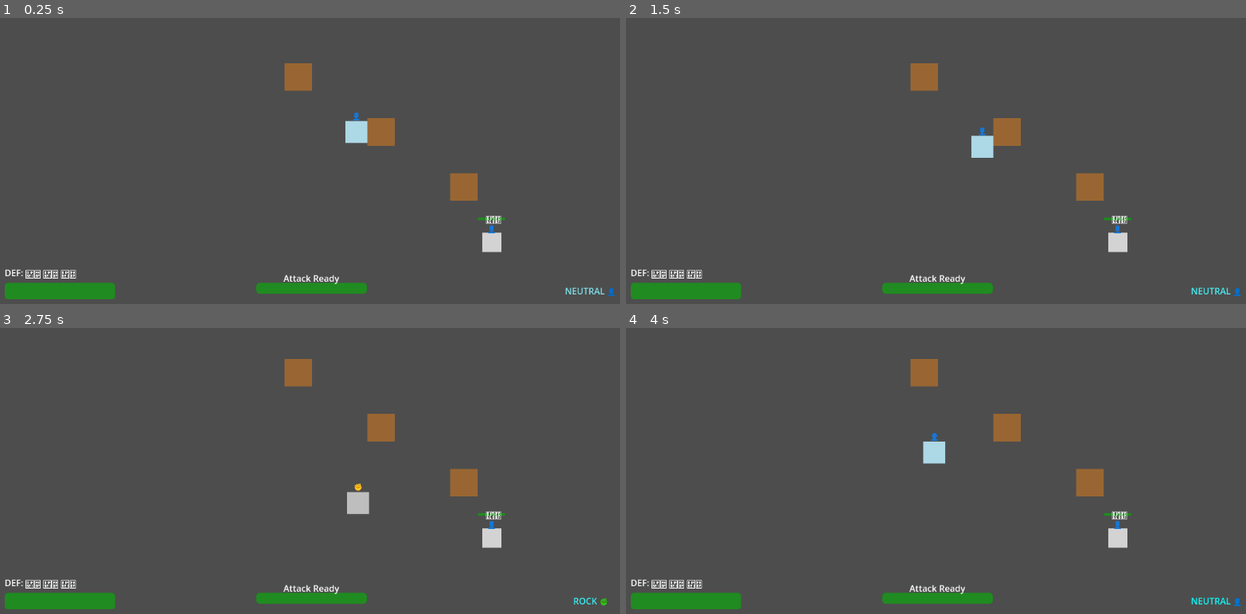
Above: before the commit, frames 1-4 (two rows, left to right).
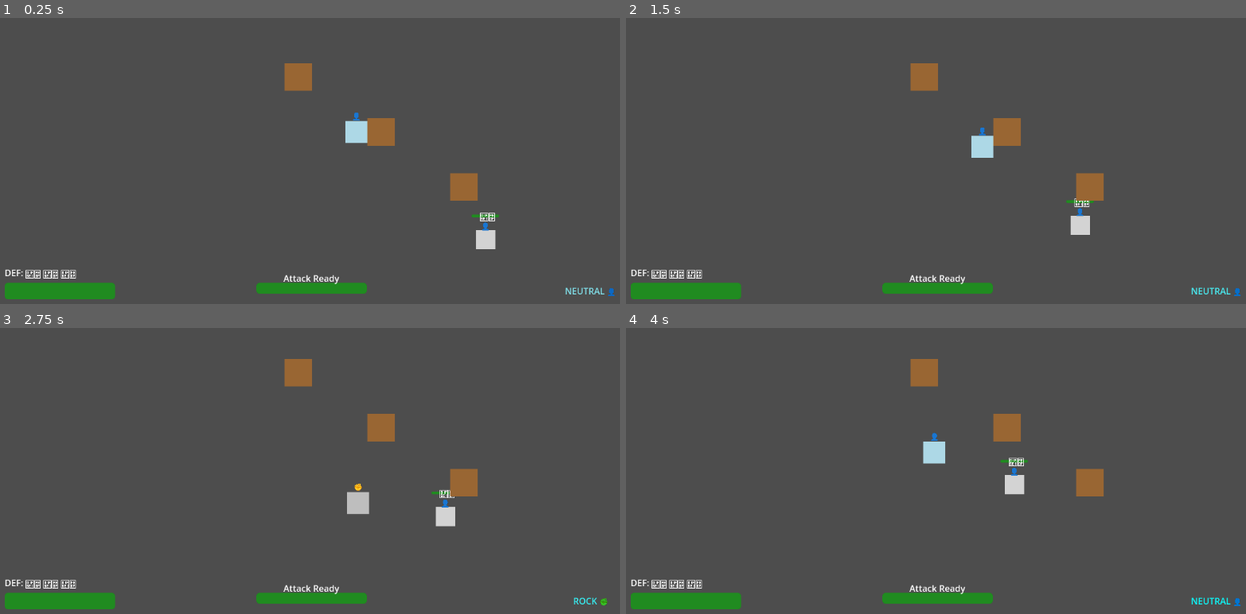
Above: after the commit, the same moments.

Repository: LouisZCode/rogue_hands_action_v1
Game: Godot game, scene res://scenes/main.tscn
Two runs of this game, one before a commit and one after it. Both use one fixed random seed, a clock stepped at 60 frames per second and the inputs below.
Inputs:
- Up to frame 1 (0.25 s): no input
- Up to frame 2 (1.5 s): hold Right (move_right) 0.53-1.28 s; tap Space (attack) at 0.6 s; hold Down (move_down) from 1.28 s (still down); tap S (gesture_paper) at 1.35 s
- Up to frame 3 (2.75 s): release Down (move_down) at 2.03 s; hold Right (move_right) from 2.03 s (still down); hold A (gesture_rock) from 2.03 s (still down)
- Up to frame 4 (4 s): tap Enter at 2.75 s; release Right (move_right) at 2.78 s; release A (gesture_rock) at 2.78 s; hold Up (move_up) 2.78-3.53 s; tap D (gesture_scissors) at 2.85 s; hold Left (move_left) from 3.53 s (still down); tap Space (attack) at 3.6 s

The runs differ from the first frame. In frame 1, 0.4% of the frame differs, in the area x 75-82%, y 68-82%; in frame 2, 0.6%; in frame 3, 0.6%; in frame 4, 0.6%, in the area x 60-82%, y 45-77%.

Commit message:
add of walking state for enemy

Diff:
--- a/Scripts/Enemy.gd
+++ b/Scripts/Enemy.gd
@@ -19,8 +19,8 @@
 var current_defense_points: int = 1
 
 # AI State - Enhanced tactical system
-enum AIState { IDLE, OBSERVING, POSITIONING, STANCE_SELECTION, ATTACKING, RETREATING, STUNNED }
-var current_state: AIState = AIState.IDLE
+enum AIState { IDLE, WALKING, OBSERVING, POSITIONING, STANCE_SELECTION, ATTACKING, RETREATING, STUNNED }
+var current_state: AIState = AIState.WALKING
 var player_ref: Player = null
 
 # Attack system mirroring player
@@ -41,6 +41,12 @@
 var stance_to_dash_timer: float = 0.0
 var target_attack_position: Vector2  # Store player position when stance is selected
 
+# Walking state variables
+var walking_direction: Vector2 = Vector2.ZERO
+var walking_timer: float = 0.0
+var walking_speed: float = 50.0  # Slower than normal speed
+var direction_change_interval: float = 2.5  # Change direction every 2.5 seconds
+
 # Immunity frames to prevent multiple hits
 @export var immunity_duration: float = 0.5
 var immunity_timer: float = 0.0
@@ -89,6 +95,10 @@
 	# Emit initial defense points
 	enemy_defense_points_changed.emit(current_defense_points, max_defense_points)
 
+	# Initialize walking behavior
+	pick_new_walking_direction()
+	walking_timer = direction_change_interval
+
 func _physics_process(delta):
 	update_ai(delta)
 	update_timers(delta)
@@ -111,6 +121,11 @@
 		AIState.IDLE:
 			velocity = Vector2.ZERO
 			current_stance = Stance.NEUTRAL
+
+		AIState.WALKING:
+			# Random walking behavior when no player detected
+			current_stance = Stance.NEUTRAL
+			handle_walking_movement()
 
 		AIState.OBSERVING:
 			# Stand still and observe player behavior
@@ -160,8 +175,14 @@
 			if retreat_timer <= 0:
 				current_stance = Stance.NEUTRAL
 				update_visual()
-				current_state = AIState.OBSERVING
-				positioning_timer = randf_range(0.5, 1.5)
+				# Return to walking if no player, otherwise keep observing
+				if player_ref:
+					current_state = AIState.OBSERVING
+					positioning_timer = randf_range(0.5, 1.5)
+				else:
+					current_state = AIState.WALKING
+					pick_new_walking_direction()
+					walking_timer = direction_change_interval
 
 		AIState.STUNNED:
 			velocity = Vector2.ZERO
@@ -176,6 +197,37 @@
 	# Movement is now handled in handle_dash_movement() during dashes
 	if not is_dashing:
 		move_and_slide()
+
+func handle_walking_movement():
+	# Change direction periodically or if hitting boundaries
+	if walking_timer <= 0 or is_near_boundary():
+		pick_new_walking_direction()
+		walking_timer = direction_change_interval + randf_range(-0.5, 0.5)  # Add some randomness
+
+	# Move in the current walking direction
+	velocity = walking_direction * walking_speed
+
+func pick_new_walking_direction():
+	# Pick a random direction
+	var angle = randf() * 2 * PI
+	walking_direction = Vector2(cos(angle), sin(angle))
+
+	# Make sure we're not walking directly into a wall
+	var test_position = global_position + walking_direction * 100
+	if is_position_near_boundary(test_position):
+		# Pick direction towards center instead
+		walking_direction = (Vector2.ZERO - global_position).normalized()
+		# Add some randomness to avoid getting stuck
+		var random_offset = Vector2(randf_range(-0.5, 0.5), randf_range(-0.5, 0.5))
+		walking_direction = (walking_direction + random_offset).normalized()
+
+func is_near_boundary() -> bool:
+	return is_position_near_boundary(global_position)
+
+func is_position_near_boundary(pos: Vector2) -> bool:
+	# Check if position is near arena boundaries (with some margin)
+	var margin = 50.0
+	return pos.x < -425 + margin or pos.x > 425 - margin or pos.y < -325 + margin or pos.y > 325 - margin
 
 # New AI methods for tactical combat
 func observe_player():
@@ -522,6 +574,10 @@
 			if stun_indicator:
 				stun_indicator.visible = false
 
+	# Update walking timer
+	if walking_timer > 0:
+		walking_timer -= delta
+
 func update_visual():
 	sprite.color = stance_colors[current_stance]
 	stance_label.text = stance_symbols[current_stance]
@@ -596,10 +652,13 @@
 		# Don't interrupt if enemy is in attacking state (committed to attack)
 		if current_state != AIState.ATTACKING:
 			player_ref = null
-			current_state = AIState.IDLE
+			current_state = AIState.WALKING
 			current_stance = Stance.NEUTRAL
 			update_visual()
-			print("Enemy lost player - returning to idle")
+			# Initialize walking behavior
+			pick_new_walking_direction()
+			walking_timer = direction_change_interval
+			print("Enemy lost player - returning to walking")
 
 func add_immunity_visual_feedback():
 	# Create flickering effect during immunity frames
